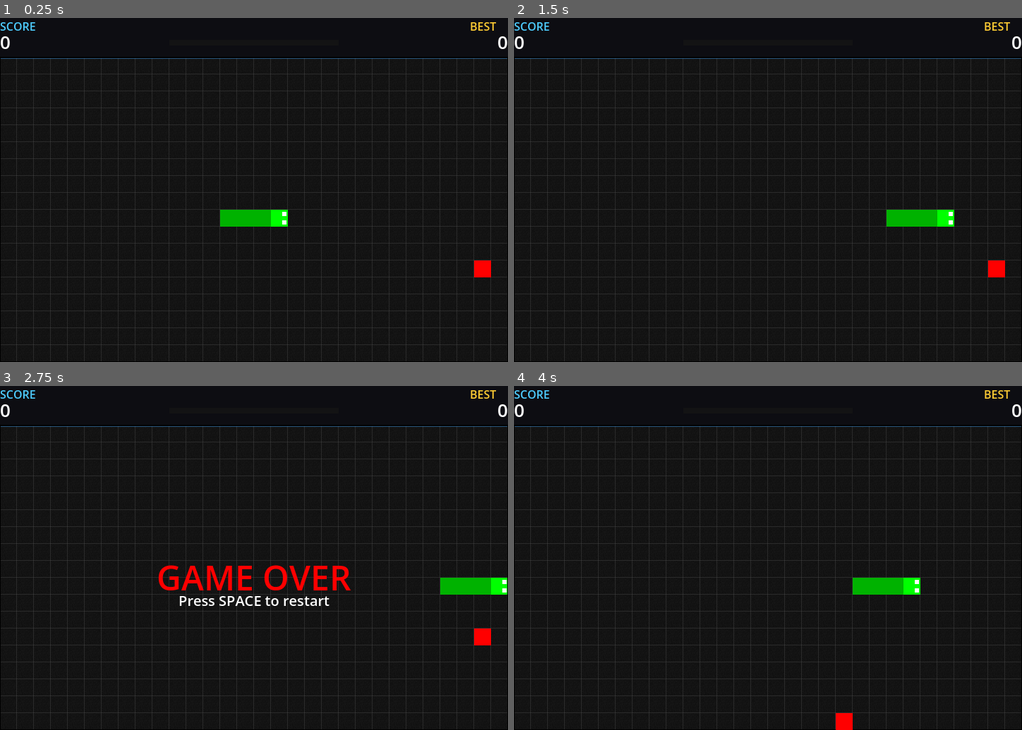
Above: before the commit, frames 1-4 (two rows, left to right).
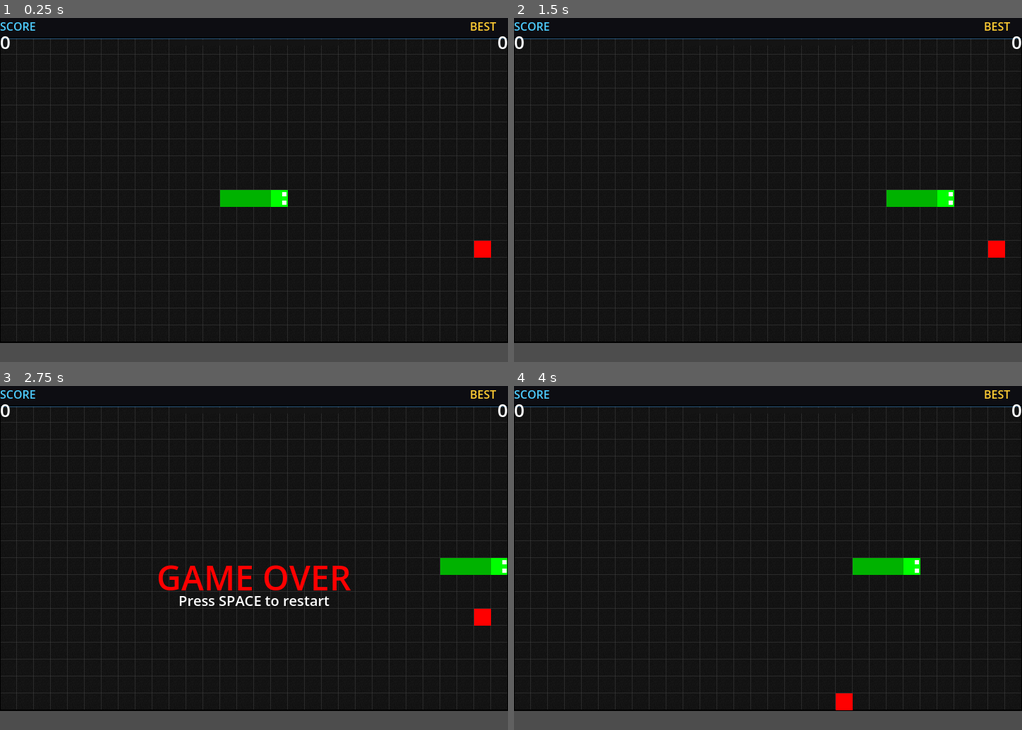
Above: after the commit, the same moments.

Repository: nastex123/snake-godot
Game: Godot game, scene res://Game.tscn
Same seed, same stepped clock (60 frames per second), same inputs: the game is played once before the commit and once after it.
Inputs (mouse positions are in pixels of both pictures, inside the frame that each line leads up to):
- Up to frame 1 (0.25 s): no input
- Up to frame 2 (1.5 s): tap Enter (ui_accept) at 0.5, 0.77 s; move the mouse to (879, 172) at 0.52 s; hold Right (ui_right) 0.53-1.25 s; tap Q at 0.6 s; click (879, 172) at 0.67 s; drag from (666, 207) to (986, 258) at 1.27 s
- Up to frame 3 (2.75 s): move the mouse to (304, 482) at 2.02 s; hold Right (ui_right) from 2.03 s (still down); tap Shift at 2.1 s
- Up to frame 4 (4 s): release Right (ui_right) at 2.75 s; tap Space at 2.75 s; drag from (742, 626) to (1006, 578) at 2.77 s; move the mouse to (920, 609) at 3.52 s; hold Left (ui_left) from 3.53 s (still down); tap Keypad Enter at 3.6 s; tap Enter (ui_accept) at 3.77 s

The runs differ from the first frame. In frame 1, 9.6% of the frame differs, in the area x 0-100%, y 5-100%; in frame 2, 9.6%; in frame 3, 9.6%; in frame 4, 9.4%.

Commit message:
Add eat feedback system: FloatingText, ScreenShake, AudioManager + streak multiplier score

Diff:
--- /dev/null
+++ b/AudioManager.gd
@@ -0,0 +1,61 @@
+extends Node
+
+const SAMPLE_RATE := 22050
+
+var eat_players: Array[AudioStreamPlayer] = []
+var harmony_player: AudioStreamPlayer
+var eat_stream: AudioStreamWAV
+var harmony_stream: AudioStreamWAV
+
+func _ready() -> void:
+	eat_stream = _make_square_wav(440.0, 0.12, 1.0)
+	harmony_stream = _make_square_wav(220.0, 0.18, 0.35)
+
+	for i in 4:
+		var p := AudioStreamPlayer.new()
+		p.name = "EatPlayer" + str(i)
+		p.stream = eat_stream
+		add_child(p)
+		eat_players.append(p)
+
+	harmony_player = AudioStreamPlayer.new()
+	harmony_player.name = "HarmonyPlayer"
+	harmony_player.stream = harmony_stream
+	harmony_player.volume_db = -6.0
+	add_child(harmony_player)
+
+func _find_free_player() -> AudioStreamPlayer:
+	for p in eat_players:
+		if not p.playing:
+			return p
+	return eat_players[0]
+
+func play_eat(streak_level: int) -> void:
+	var pitch := 1.0 + (streak_level - 1) * 0.12
+	var p := _find_free_player()
+	p.pitch_scale = pitch
+	p.play()
+
+	if streak_level >= 4:
+		harmony_player.pitch_scale = pitch * 0.5
+		harmony_player.play()
+
+func _make_square_wav(freq: float, duration: float, amplitude: float) -> AudioStreamWAV:
+	var num_samples := int(SAMPLE_RATE * duration)
+	var data := PackedByteArray()
+	data.resize(num_samples)
+
+	for i in num_samples:
+		var t := float(i) / SAMPLE_RATE
+		var phase := fmod(t * freq, 1.0)
+		var val := 1.0 if phase < 0.5 else -1.0
+		var env := 1.0 - float(i) / num_samples
+		val *= env * env
+		val *= amplitude
+		data[i] = wrapi(int(val * 127.0), 0, 256)
+
+	var wav := AudioStreamWAV.new()
+	wav.format = AudioStreamWAV.FORMAT_8_BITS
+	wav.mix_rate = SAMPLE_RATE
+	wav.data = data
+	return wav
--- /dev/null
+++ b/FloatingText.gd
@@ -0,0 +1,42 @@
+extends Label
+
+const WORDS := {
+	1: ["NICE!", "GOOD!", "YUM!"],
+	2: ["COOL!", "SWEET!", "TASTY!"],
+	3: ["GREAT!", "WOW!", "CLEAN!"],
+	4: ["AWESOME!", "EPIC!", "SICK!"],
+	5: ["INCREDIBLE!", "UNSTOPPABLE!", "GODLIKE!"],
+}
+
+var TILE_SIZE := 24.0
+
+static func random_word(streak_level: int) -> String:
+	var pool: Array = WORDS[clamp(streak_level, 1, 5)]
+	return pool[randi() % pool.size()]
+
+func play(cell_pos: Vector2, color: Color, streak_level: int) -> void:
+	text = random_word(streak_level)
+	modulate = Color(color.r, color.g, color.b, 0)
+	position = cell_pos * TILE_SIZE + Vector2(12, -8)
+	horizontal_alignment = HORIZONTAL_ALIGNMENT_CENTER
+
+	var font_size := 20 + streak_level * 2
+	add_theme_font_size_override("font_size", font_size)
+
+	var float_duration := 0.7 + streak_level * 0.08
+	var pop_scale := 1.0 + streak_level * 0.04
+	var rise := 48.0 + streak_level * 4.0
+
+	scale = Vector2.ZERO
+
+	var tween := create_tween().set_trans(Tween.TRANS_QUINT)
+	tween.tween_property(self, "modulate", color, 0.04)
+	tween.tween_property(self, "position", position + Vector2(0, -rise), float_duration)
+	tween.parallel().tween_property(self, "modulate", Color(color.r, color.g, color.b, 0), float_duration * 0.3).set_delay(float_duration * 0.7)
+
+	var pop := create_tween().set_trans(Tween.TRANS_BACK).set_ease(Tween.EASE_OUT)
+	pop.tween_property(self, "scale", Vector2(pop_scale, pop_scale), 0.1)
+	pop.tween_property(self, "scale", Vector2(1.0, 1.0), 0.06)
+
+	await tween.finished
+	queue_free()
--- a/Game.gd
+++ b/Game.gd
@@ -17,6 +17,11 @@
 @onready var game_over_label: Label = $HUD/GameOverLabel
 @onready var restart_label: Label = $HUD/RestartLabel
 @onready var border_scanner: Node2D = $GameArea/BorderScanner
+@onready var screen_shake: Camera2D = $GameArea/Camera2D
+@onready var audio_manager: Node = $AudioManager
+@onready var game_area: Node2D = $GameArea
+
+var floating_text_scene = preload("res://FloatingText.gd")
 
 var snake: Array = []
 var body_parts: Array = []
@@ -107,11 +112,16 @@
 	if ate:
 		streak = min(streak + 1, 5)
 		combo_time = COMBO_MAX_TIME
-		score += 1
+		score += streak
 		score_value_label.text = str(score)
 		move_interval = max(0.06, BASE_MOVE_INTERVAL - streak * STREAK_SPEED_BOOST)
 		update_streak_visuals()
 		border_scanner.trigger_dash()
+		audio_manager.play_eat(streak)
+		screen_shake.shake((streak - 1) * 0.8 + 0.5)
+		var ft := floating_text_scene.new()
+		ft.play(food_pos, get_streak_color(streak), streak)
+		game_area.add_child(ft)
 		spawn_food()
 	else:
 		snake.pop_back()
--- a/Game.tscn
+++ b/Game.tscn
@@ -5,6 +5,9 @@
 [ext_resource type="Script" uid="uid://dxtqfeh1cy2rs" path="res://ComboTimer.gd" id="4_gd"]
 [ext_resource type="Script" uid="uid://di41lu3u7exma" path="res://BorderScanner.gd" id="5_gd"]
 [ext_resource type="Script" path="res://GridBorder.gd" id="6_gd"]
+[ext_resource type="Script" path="res://ScreenShake.gd" id="7_gd"]
+[ext_resource type="Script" path="res://AudioManager.gd" id="8_gd"]
+[ext_resource type="Script" path="res://FloatingText.gd" id="9_gd"]
 
 [sub_resource type="RectangleShape2D" id="RectangleShape2D_s6t5r"]
 
@@ -54,6 +57,13 @@
 [node name="GridBorder" type="Node2D" parent="GameArea"]
 z_index = 1
 script = ExtResource("6_gd")
+
+[node name="Camera2D" type="Camera2D" parent="GameArea"]
+position = Vector2(360, 216)
+script = ExtResource("7_gd")
+
+[node name="AudioManager" type="Node" parent="."]
+script = ExtResource("8_gd")
 
 [node name="HUD" type="CanvasLayer" parent="." unique_id=411917940]
 
--- /dev/null
+++ b/ScreenShake.gd
@@ -0,0 +1,18 @@
+extends Camera2D
+
+var intensity := 0.0
+var decay := 0.0
+
+func shake(amount: float) -> void:
+	intensity = amount
+	decay = max(amount * 80.0, 120.0)
+
+func _process(delta: float) -> void:
+	if intensity > 0.0:
+		offset = Vector2(
+			randf_range(-intensity, intensity),
+			randf_range(-intensity, intensity)
+		)
+		intensity = move_toward(intensity, 0.0, delta * decay)
+	else:
+		offset = Vector2.ZERO
Not shown, added: AudioManager.gd.uid
Not shown, added: FloatingText.gd.uid
Not shown, added: ScreenShake.gd.uid
Not shown, changed: .gitignore
